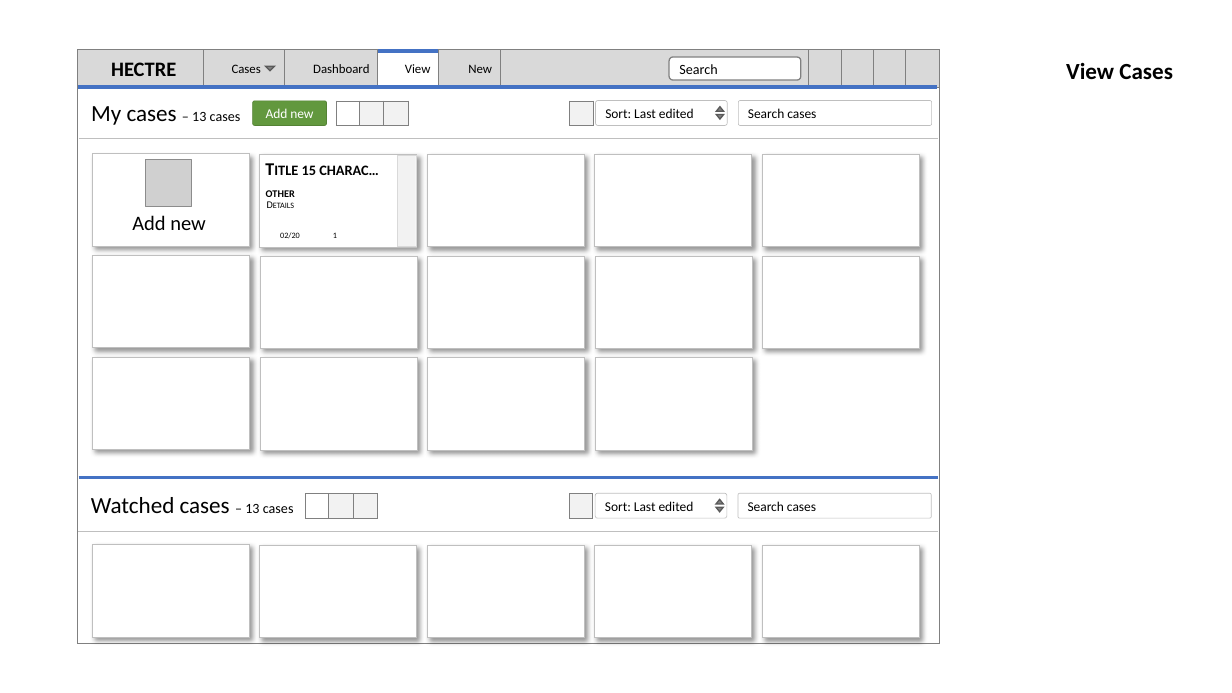
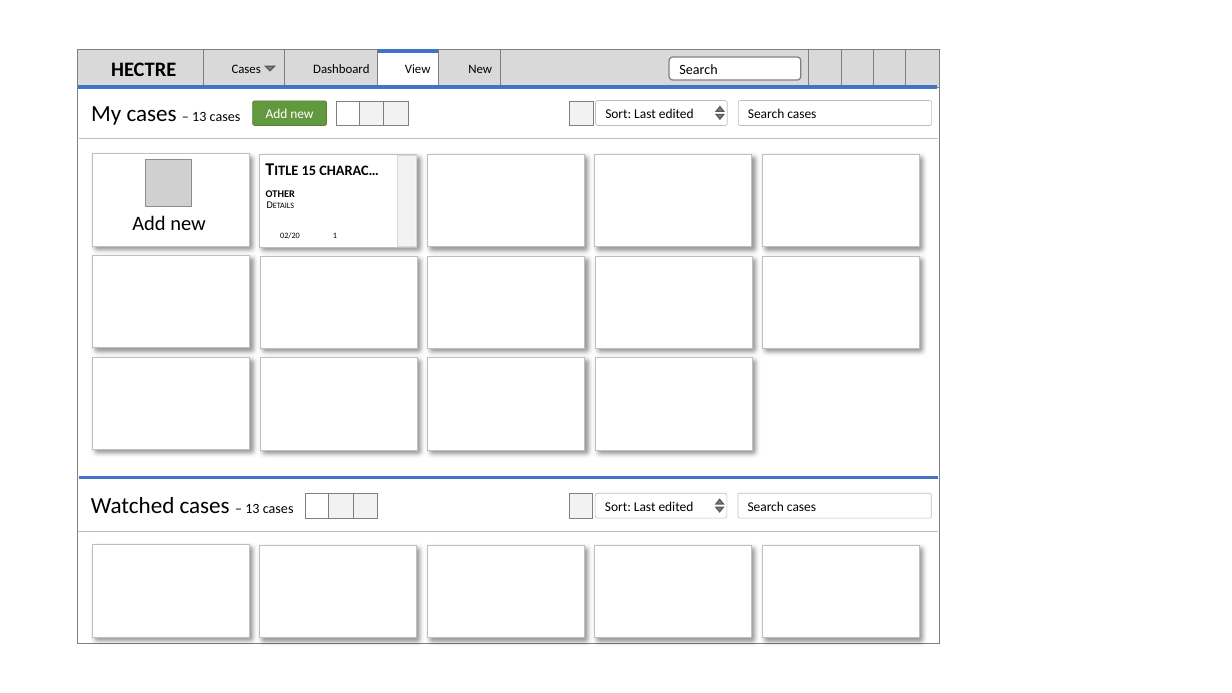
Before and after one commit to aarryann/doweb2, a slide deck: slide 3 of .docs/wireframes.pptx. Drawn at 1232x693 pixels with LibreOffice and Linux fonts; fonts in the diff are those of the drawing; grey boxes stand for pictures; background and template pictures are left out. Boxes give left, top, right and bottom in pixels: in the first picture for what was removed or moved away, otherwise in the second. Text is boxed around its words. In the diff, an @@ line names an element or a change of style, - is before the commit and + after.

```diff
--- a/.docs/wireframes.pptx
+++ b/.docs/wireframes.pptx
@@ text removed at <box>1066,63,1173,79</box> @@
-View Cases
```
Also in this commit, not shown: 2 other slides changed, 5 slides added, 1 slide removed.
